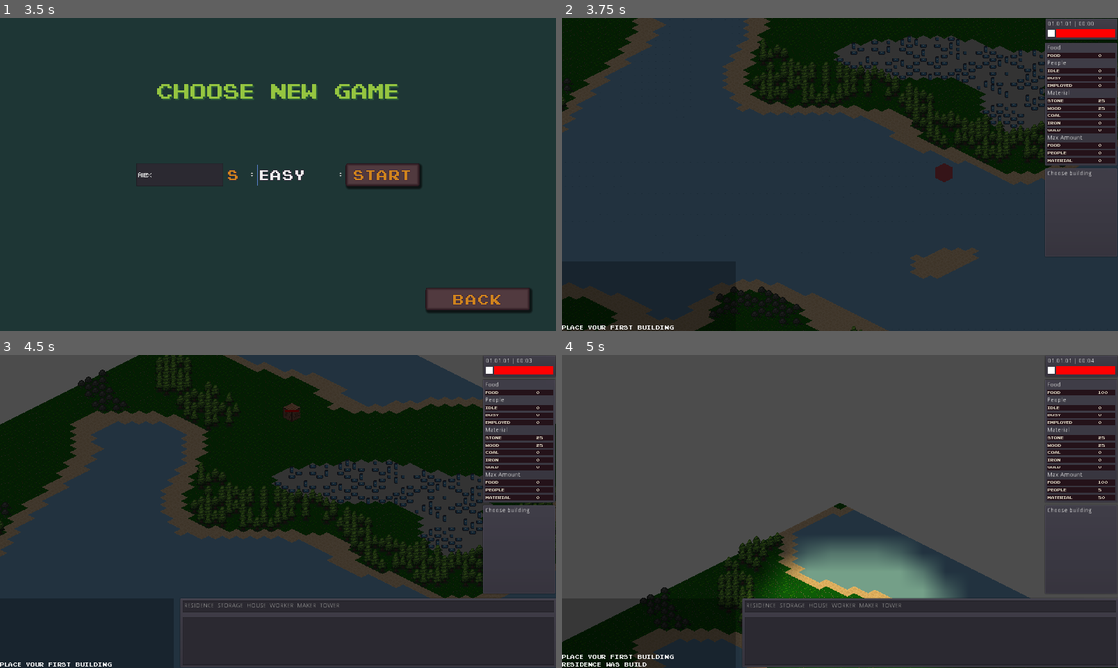
Above: before the commit, frames 1-4 (two rows, left to right).
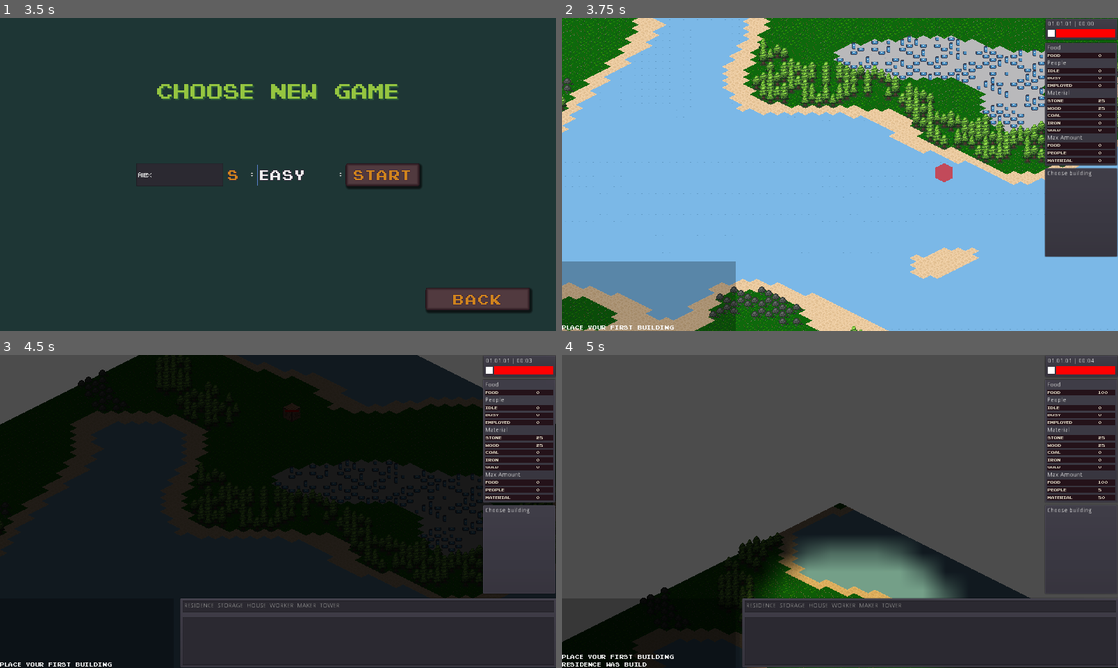
Above: after the commit, the same moments.

Repository: FilMer17/MightyTower
Game: Godot game, scene res://ui/menu/TitleMenu.tscn
Two runs of this game, one before a commit and one after it. Both use one fixed random seed, a clock stepped at 60 frames per second and the inputs below. The engine's default icon, where the game draws it, is replaced by a stand-in: a white triangle on a blue panel in a dark square.
Inputs (mouse positions are in pixels of both pictures, inside the frame that each line leads up to):
- Up to frame 1 (3.5 s): click "New Game" at 0.5 s; click (177, 174) at 1.27 s; type "Alex" at 1.35 s; click "EASY" at 2 s; click "EASY" at 2.75 s
- Up to frame 2 (3.75 s): click "Start" at 3.5 s
- Up to frame 3 (4.5 s): tap Enter at 4.25 s; move the mouse to (289, 380) at 4.27 s; hold Up (ui_up) from 4.28 s (still down); hold 1 (building1) from 4.28 s (still down); click (289, 380) at 4.42 s
- Up to frame 4 (5 s): keep holding Up (ui_up); keep holding 1 (building1)

Frame 1 is identical in both runs. In frame 2, 90% of the frame differs, in the area x 0-100%, y 0-100%; in frame 3, 36%; in frame 4, 3.5%.

Commit message:
Logic Builder support for larger buildings

Diff:
--- a/game/source/entities/Entity.gd
+++ b/game/source/entities/Entity.gd
@@ -229,7 +229,6 @@
 		is_hovered = true
 
 		if is_mining:
-			yield(get_tree().create_timer(0.1), "timeout")
 			for neigh_coord in range(3, 6):
 				var neigh_pos = grid.world_to_map(position) + grid.NEIGHBOR_TABLE[neigh_coord]
 				if entities.data.has(neigh_pos):
--- a/game/source/game/Game.gd
+++ b/game/source/game/Game.gd
@@ -2,6 +2,7 @@
 
 onready var game_ui := $GameUI
 onready var game_cam := $GameCamera
+onready var game_shader := $GameShader
 onready var pause_label := $GameUI/Pause
 onready var exit_menu := $GameUI/ExitMenu
 onready var end_label := $GameUI/End
@@ -16,6 +17,8 @@
 	end_label.mouse_filter = Control.MOUSE_FILTER_IGNORE
 
 	game_cam.position = Vector2(0, (Scene.search("Terrain").MAP_SIZE[GlobalData.selected_world.size] / 2) * 16)
+
+	game_shader .visible = false
 
 func _input(event) -> void:
 	if event.is_action_pressed("pause") and not pause_exitm:
--- a/game/source/game/Game.tscn
+++ b/game/source/game/Game.tscn
@@ -24,7 +24,7 @@
 script = ExtResource( 4 )
 
 [node name="GameShader" type="CanvasModulate" parent="."]
-color = Color( 0.27451, 0.27451, 0.27451, 1 )
+color = Color( 0.137255, 0.137255, 0.137255, 1 )
 
 [node name="World" parent="." instance=ExtResource( 1 )]
 pause_mode = 1
--- a/game/source/map/builder/Builder.gd
+++ b/game/source/map/builder/Builder.gd
@@ -88,13 +88,11 @@
 	if to_build:
 		var pos = grid.map_to_world(grid.world_to_map(position))
 		if buildings.place_building(building.name, pos):
-			var terrdir = IsoGrid.NEIGHBOR_TABLE
 			var b_pos = grid.world_to_map(position)
-			var terrains := [b_pos]
-			# change to go by x, y not by neighbor
-			for i in range(1, building.size.x):
-				for j in range(3, 6):
-					terrains.append(b_pos + terrdir[j] * i)
+			var terrains := []
+			for x in range(0, building.size.x):
+				for y in range(0, building.size.y):
+					terrains.append(b_pos + Vector2(x, y))
 
 			for terr in terrains:
 				terrain.data[terr]["placed"] = building.name
@@ -113,11 +111,10 @@
 		menu.queue_free()
 
 func _check_placeable(pos: Vector2) -> bool:
-	var terrdir = IsoGrid.NEIGHBOR_TABLE
-	var terrains := [pos]
-	for i in range(1, building.size.x):
-		for j in range(3, 6):
-			terrains.append(pos + terrdir[j] * i)
+	var terrains := []
+	for x in range(0, building.size.x):
+		for y in range(0, building.size.y):
+			terrains.append(pos + Vector2(x, y))
 
 	for terr in terrains:
 		if terrain.data.has(terr):
--- a/game/source/map/buildings/Buildings.gd
+++ b/game/source/map/buildings/Buildings.gd
@@ -51,6 +51,7 @@
 
 	if get_child_count() <= 0:
 		Scene.search("BuilderOverview").hide_data()
+		Scene.search("Game").get_node("GameShader").visible = true
 		return true
 
 	for key in building.cost:
